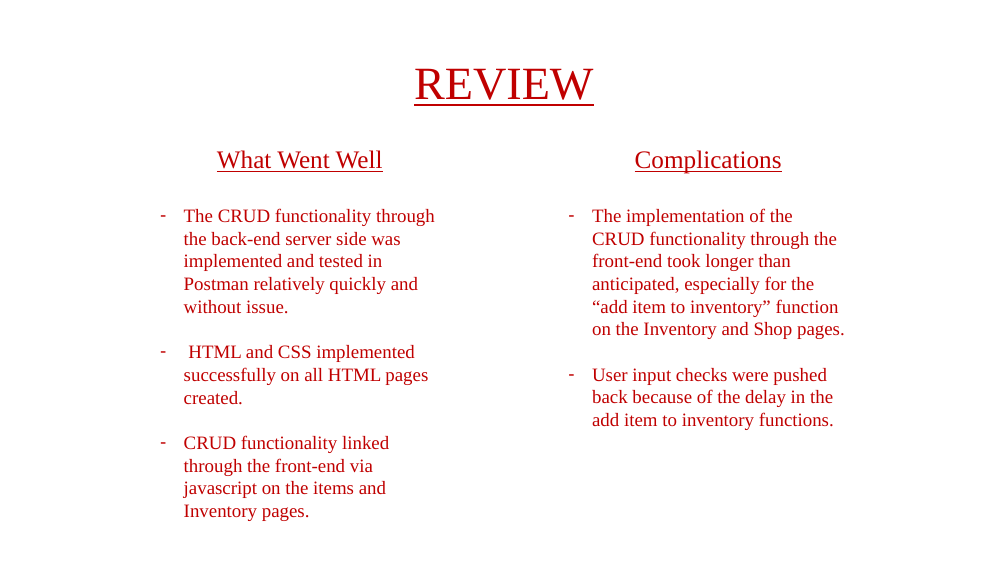
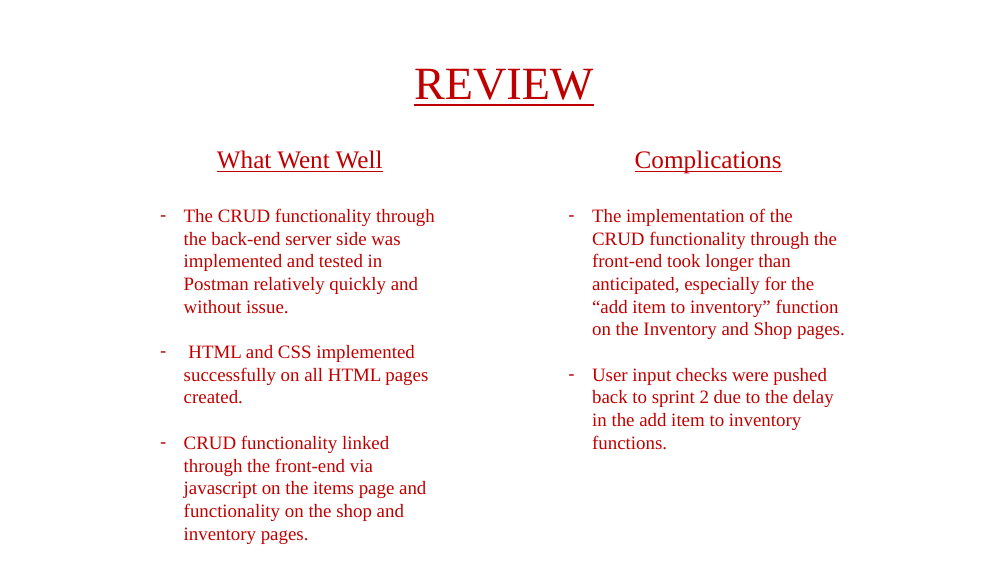
Before and after one commit to z9170qa/Individual-Project, a slide deck: slide 7 of individual_project_documentation/D&D INTERFACE.pptx. Drawn at 1008x567 pixels with LibreOffice and Linux fonts; fonts in the diff are those of the drawing; background and template pictures are left out. Boxes give left, top, right and bottom in pixels: in the first picture for what was removed or moved away, otherwise in the second. Text is boxed around its words. In the diff, an @@ line names an element or a change of style, - is before the commit and + after.

```diff
--- a/individual_project_documentation/D&D INTERFACE.pptx
+++ b/individual_project_documentation/D&D INTERFACE.pptx
@@ text at bbox=[592, 368, 834, 450]: text changed @@
-– User input checks were pushed back because of the delay in the add item to inventory functions.
+– User input checks were pushed back to sprint 2 due to the delay in the add item to inventory functions.
@@ text at bbox=[184, 435, 426, 544]: text changed @@
-– CRUD functionality linked through the front-end via javascript on the items and Inventory pages.
+– CRUD functionality linked through the front-end via javascript on the items page and functionality on the shop and inventory pages.
```
Also in this commit, not shown: 1 other slide changed, 1 other file.
